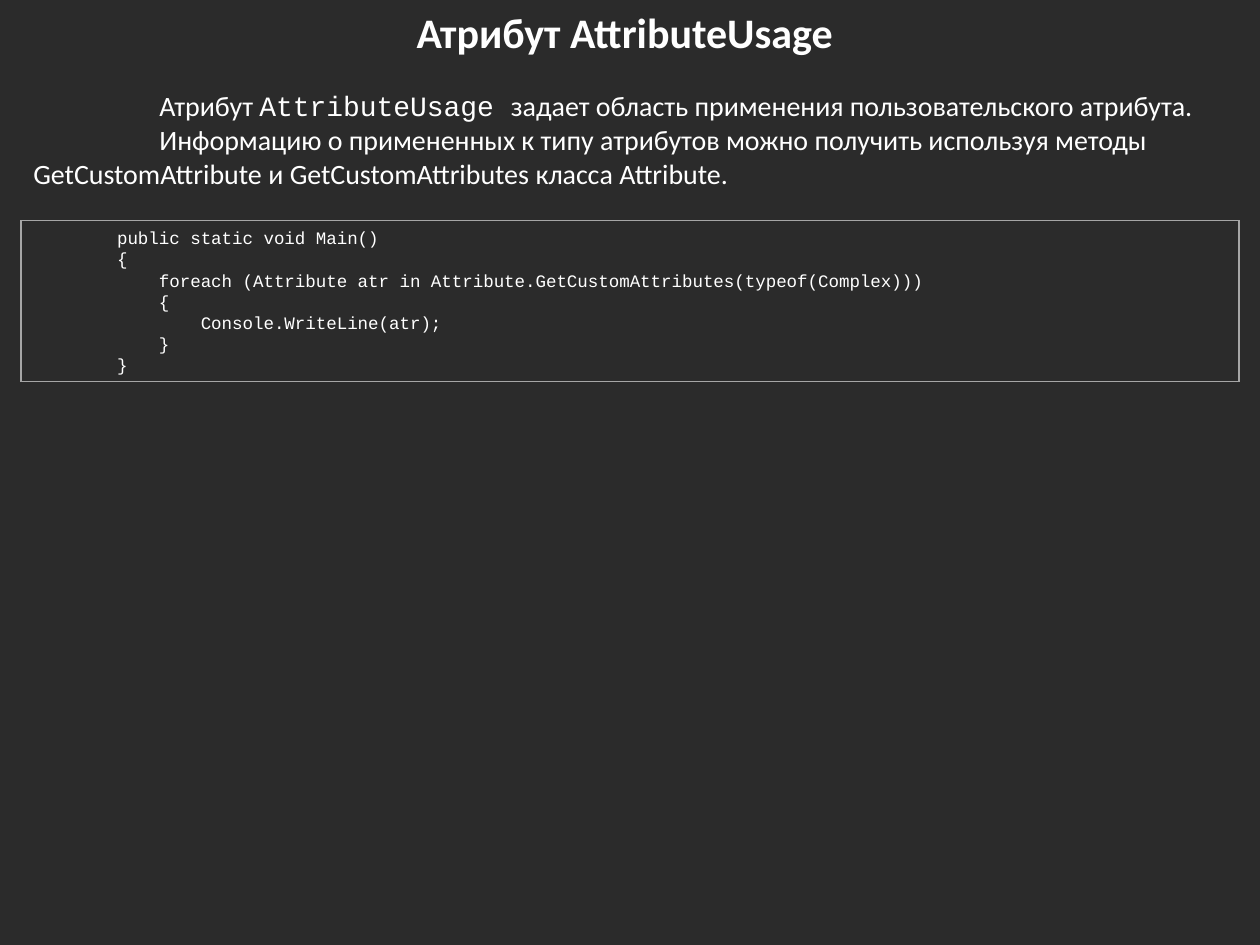
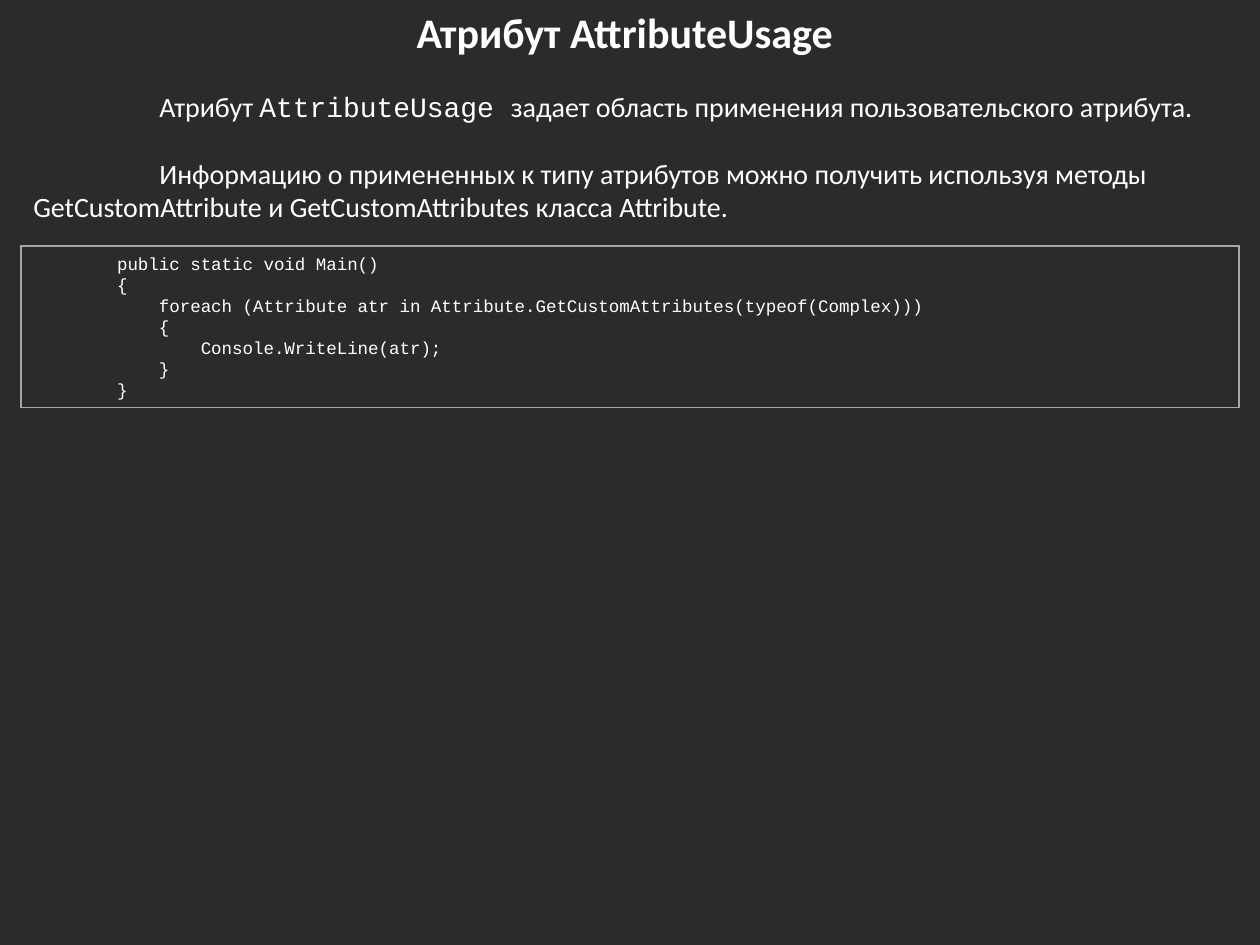
Before and after one commit to bazile/Training, a slide deck: slide 7 of Presentation/lesson-07-reflection.pptx (slide 6 before the commit). Drawn at 1260x945 pixels with LibreOffice and Linux fonts; fonts in the diff are those of the drawing; background and template pictures are left out; a plain dark background stands for a picture behind light text. Boxes give left, top, right and bottom in pixels: in the first picture for what was removed or moved away, otherwise in the second. Text is boxed around its words. In the diff, an @@ line names an element or a change of style, - is before the commit and + after.

```diff
--- a/Presentation/lesson-07-reflection.pptx
+++ b/Presentation/lesson-07-reflection.pptx
@@ text "Атрибут AttributeUsage задает область применения ..." rewrapped from <box>33,97,1192,184</box> to <box>33,97,1192,217</box> @@
@@ rectangle "public static void Main()": place and size @@
-rectangle "public static void Main()" at <box>21,220,1240,382</box>
+rectangle "public static void Main()" at <box>21,246,1240,407</box>
```
Also in this commit, not shown: 2 other slides changed, 5 slides added, 1 other file.
